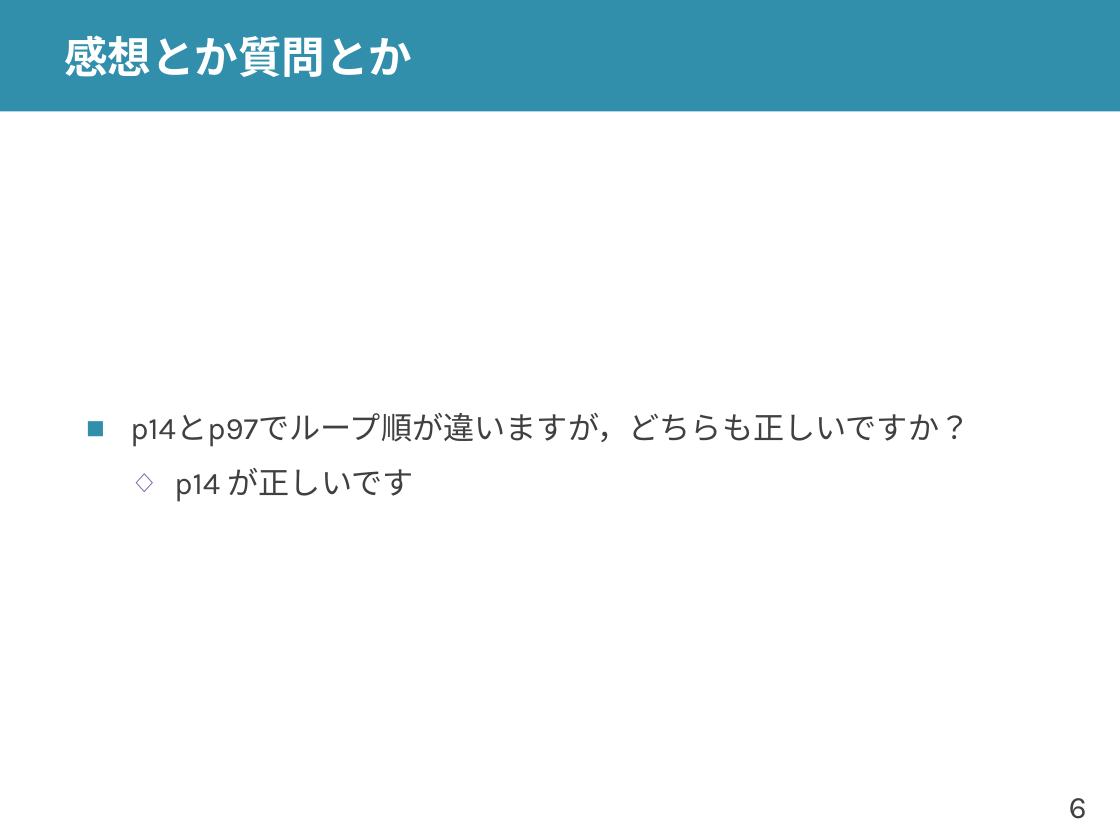
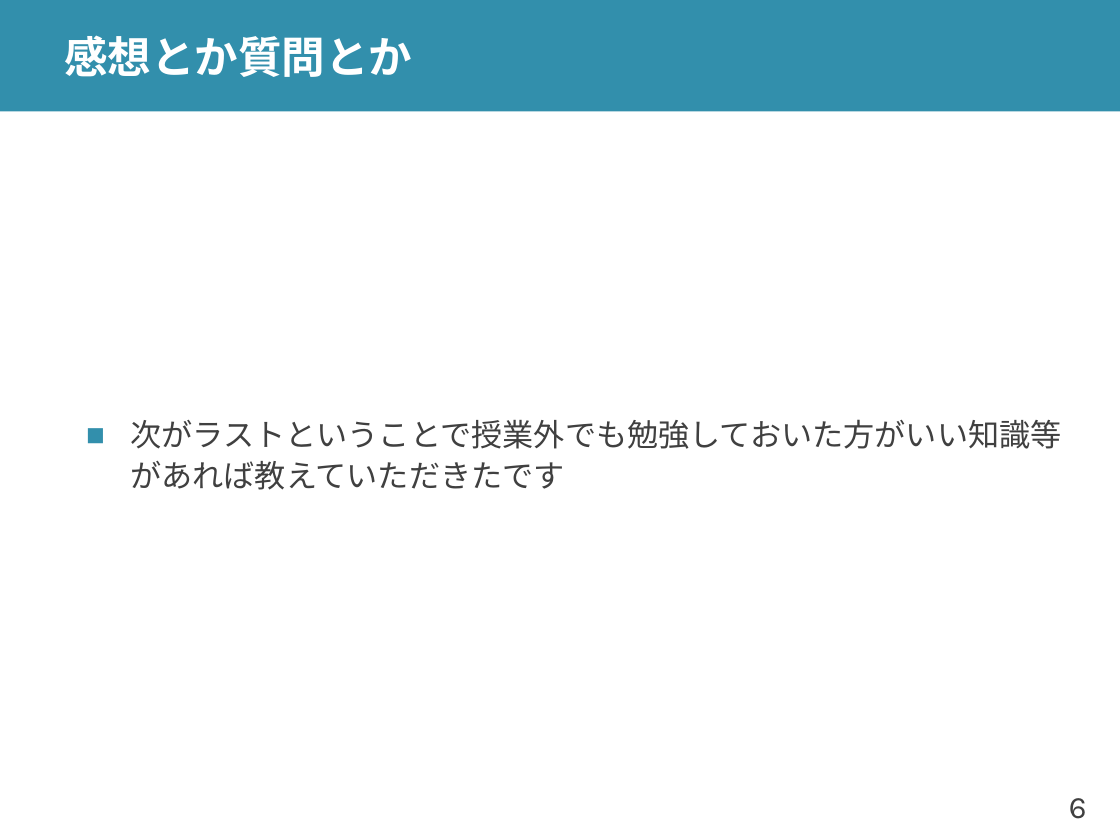
Before and after one commit to shioyadan/advanced-computer-organization, a slide deck: slide 6 of aco-shioya-13.pptx. Drawn at 1120x840 pixels with LibreOffice and Linux fonts; fonts in the diff are those of the drawing. Boxes give left, top, right and bottom in pixels: in the first picture for what was removed or moved away, otherwise in the second. Text is boxed around its words. In the diff, an @@ line names an element or a change of style, - is before the commit and + after.

```diff
--- a/aco-shioya-13.pptx
+++ b/aco-shioya-13.pptx
@@ text at box(130, 419, 1061, 490): text changed @@
-■ p14とp97でループ順が違いますが，どちらも正しいですか？
-  ◇ p14 が正しいです
+■ 次がラストということで授業外でも勉強しておいた方がいい知識等があれば教えていただきたです
```
Also in this commit, not shown: 15 other slides changed, 8 slides added, 1 other file.
